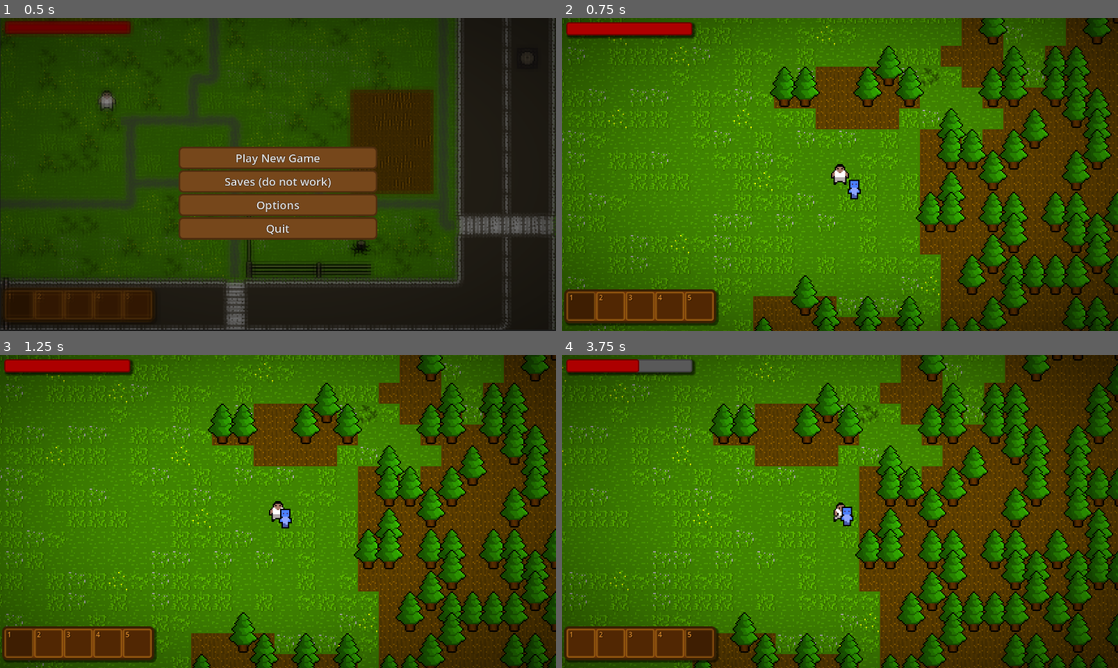
Above: before the commit, frames 1-4 (two rows, left to right).
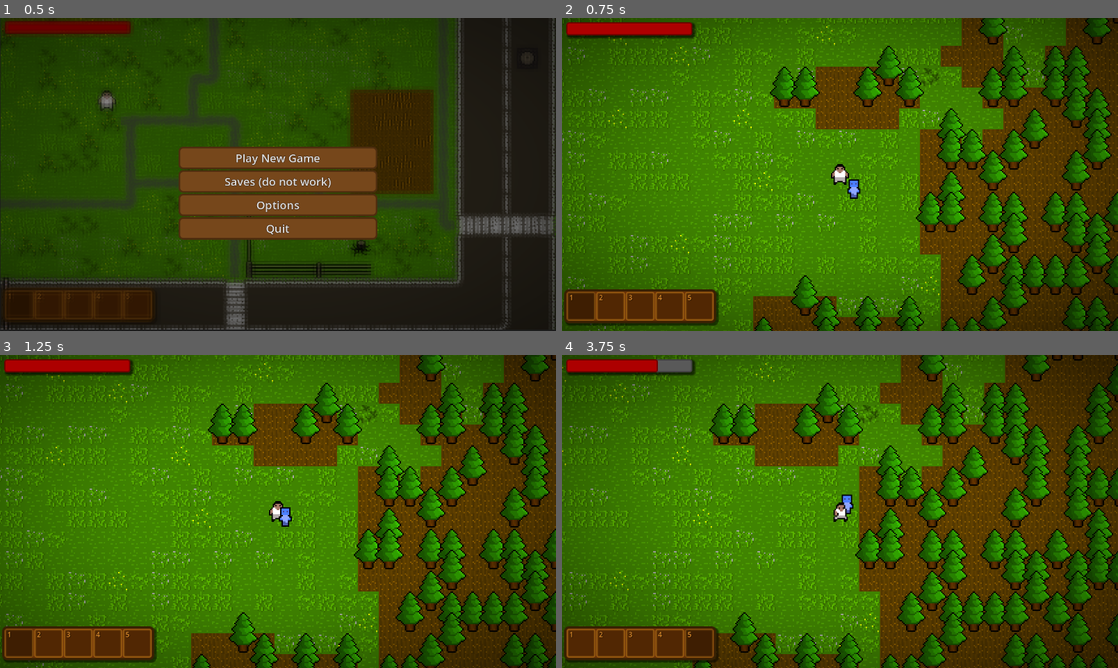
Above: after the commit, the same moments.

Repository: Lucasc0-Git/The-Gunsmith-Survivor
Game: Godot game, scene res://Scenes/StartScene.tscn
Same seed, same stepped clock (60 frames per second), same inputs: the game is played once before the commit and once after it.
Inputs (mouse positions are in pixels of both pictures, inside the frame that each line leads up to):
- Up to frame 1 (0.5 s): no input
- Up to frame 2 (0.75 s): click "Play New Game" at 0.5 s
- Up to frame 3 (1.25 s): no input
- Up to frame 4 (3.75 s): drag from (578, 642) to (851, 517) at 1.27 s; drag from (612, 642) to (851, 508) at 2.02 s; move the mouse to (639, 642) at 2.77 s; hold D (move_right) 2.78-3.5 s; hold Mouse wheel up (prev_weapon) 2.78-3.5 s; click (639, 642) at 2.92 s; drag from (667, 642) to (673, 464) at 3.52 s

Frame 1 is identical in both runs. In frame 2, less than 0.1% of the frame differs, in the area x 51-54%, y 51-58%; in frame 3, less than 0.1%; in frame 4, 0.4%, in the area x 13-53%, y 1-55%.

Commit message:
Zombies in progress!

Diff:
--- a/Godot-Project-Files/Scenes/enemy.tscn
+++ b/Godot-Project-Files/Scenes/enemy.tscn
@@ -7,6 +7,32 @@
 [sub_resource type="SpriteFrames" id="SpriteFrames_1f0kj"]
 
 [sub_resource type="CapsuleShape2D" id="CapsuleShape2D_hghv2"]
+
+[sub_resource type="StyleBoxFlat" id="StyleBoxFlat_hghv2"]
+bg_color = Color(0.25294986, 0.316815, 0.35382903, 1)
+corner_radius_top_left = 1
+corner_radius_top_right = 1
+corner_radius_bottom_right = 1
+corner_radius_bottom_left = 1
+corner_detail = 10
+
+[sub_resource type="StyleBoxFlat" id="StyleBoxFlat_1f0kj"]
+bg_color = Color(0.8288101, 2.7193873e-06, 5.7756904e-07, 1)
+border_width_left = 1
+border_width_top = 1
+border_width_right = 1
+border_width_bottom = 1
+border_color = Color(0.66560364, 2.8998777e-06, 5.7756904e-07, 1)
+border_blend = true
+corner_radius_top_left = 1
+corner_radius_top_right = 1
+corner_radius_bottom_right = 1
+corner_radius_bottom_left = 1
+corner_detail = 10
+
+[sub_resource type="Theme" id="Theme_afpow"]
+ProgressBar/styles/background = SubResource("StyleBoxFlat_hghv2")
+ProgressBar/styles/fill = SubResource("StyleBoxFlat_1f0kj")
 
 [node name="Enemy" type="CharacterBody2D" unique_id=1249180727 groups=["enemy"]]
 process_mode = 1
@@ -27,6 +53,23 @@
 [node name="CollisionShape2D" type="CollisionShape2D" parent="HitBoxArea" unique_id=2106168322]
 shape = SubResource("CapsuleShape2D_hghv2")
 
+[node name="HealthBar" type="ProgressBar" parent="." unique_id=1162681200]
+custom_minimum_size = Vector2(40, 7)
+anchors_preset = 8
+anchor_left = 0.5
+anchor_top = 0.5
+anchor_right = 0.5
+anchor_bottom = 0.5
+offset_left = -20.0
+offset_top = -35.0
+offset_right = 20.0
+offset_bottom = -28.0
+grow_horizontal = 2
+grow_vertical = 2
+pivot_offset = Vector2(20, 3.5)
+theme = SubResource("Theme_afpow")
+show_percentage = false
+
 [node name="Timer" type="Timer" parent="." unique_id=575764799]
 autostart = true
 
--- a/Godot-Project-Files/Scenes/zombie.tscn
+++ b/Godot-Project-Files/Scenes/zombie.tscn
@@ -33,7 +33,9 @@
 [node name="Zombie" unique_id=1249180727 instance=ExtResource("1_h3kin")]
 script = ExtResource("2_n70j1")
 lunge_speed = 150
-health = 60.0
+speed = 60
+max_health = 50.0
+damage = 10.0
 
 [node name="CollisionShape2D" parent="." index="0" unique_id=188131912]
 shape = SubResource("RectangleShape2D_iyl7r")
@@ -45,3 +47,6 @@
 
 [node name="CollisionShape2D" parent="HitBoxArea" parent_id_path=PackedInt32Array(1555094943) index="0" unique_id=2106168322]
 shape = SubResource("CapsuleShape2D_iyl7r")
+
+[node name="HealthBar" parent="." index="3" unique_id=1162681200]
+value = 20.0
--- a/Godot-Project-Files/Scripts/enemy.gd
+++ b/Godot-Project-Files/Scripts/enemy.gd
@@ -2,15 +2,32 @@
 class_name Enemy
 
 @onready var attack_timer: Timer = $Timer
+@onready var health_bar: ProgressBar = $HealthBar
 
 @export var speed: int = 50
-@export var health: float = 40
+@export var max_health: float = 40
 @export var damage: float = 15
 
+var health: float = 10:
+	get():
+		return _health
+	set(value):
+		value = clamp(value, 0, max_health)
+		_health = value
+		if is_node_ready():
+			health_bar.value = value
+			if value < max_health:
+				health_bar.visible = true
+
+var _health: float
 var player_in_range: bool = false
 var player: Player = null
 
 func _ready() -> void:
+	health_bar.visible = false
+	health_bar.max_value = max_health
+	health_bar.value = max_health
+	health = max_health
 	player = get_tree().get_first_node_in_group("player")
 
 func _physics_process(delta: float) -> void:
--- a/Godot-Project-Files/Scripts/zombie.gd
+++ b/Godot-Project-Files/Scripts/zombie.gd
@@ -10,7 +10,3 @@
 		return
 	else:
 		velocity = direction * speed
-
-func die() -> void:
-	#here goes dropping looooot.
-	queue_free()
--- a/Godot-Project-Files/project.godot
+++ b/Godot-Project-Files/project.godot
@@ -19,7 +19,6 @@
 run/main_scene="uid://3jm5jtqlvjfv"
 config/features=PackedStringArray("4.6", "Mobile")
 run/max_fps=75
-boot_splash/stretch_mode=4
 config/icon="res://icon.svg"
 
 [autoload]
